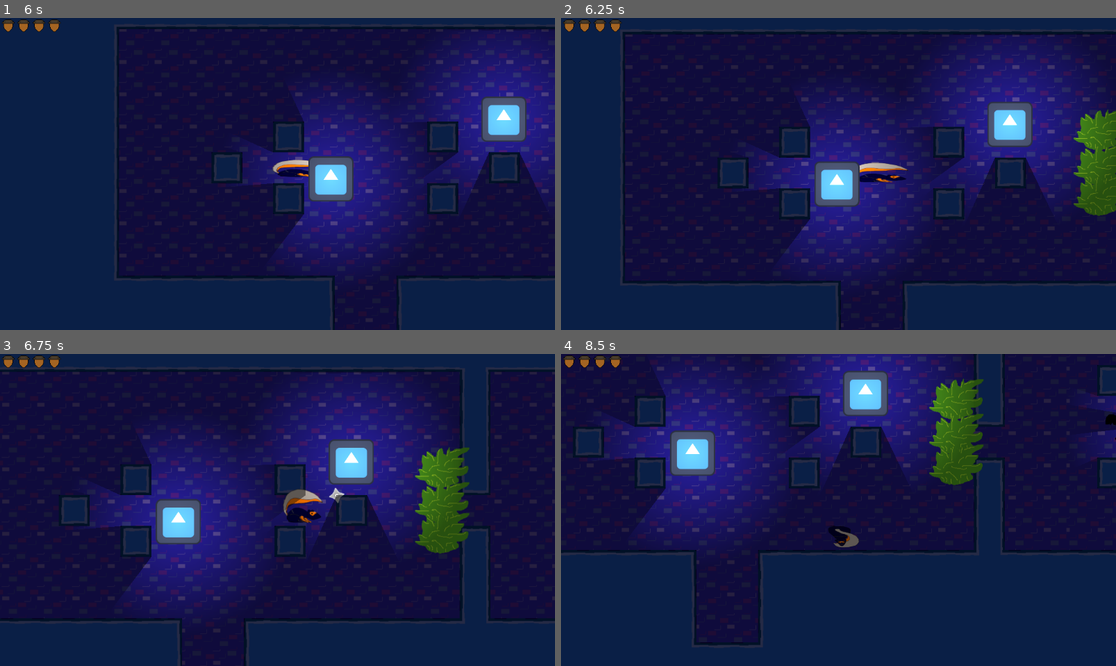
Above: before the commit, frames 1-4 (two rows, left to right).
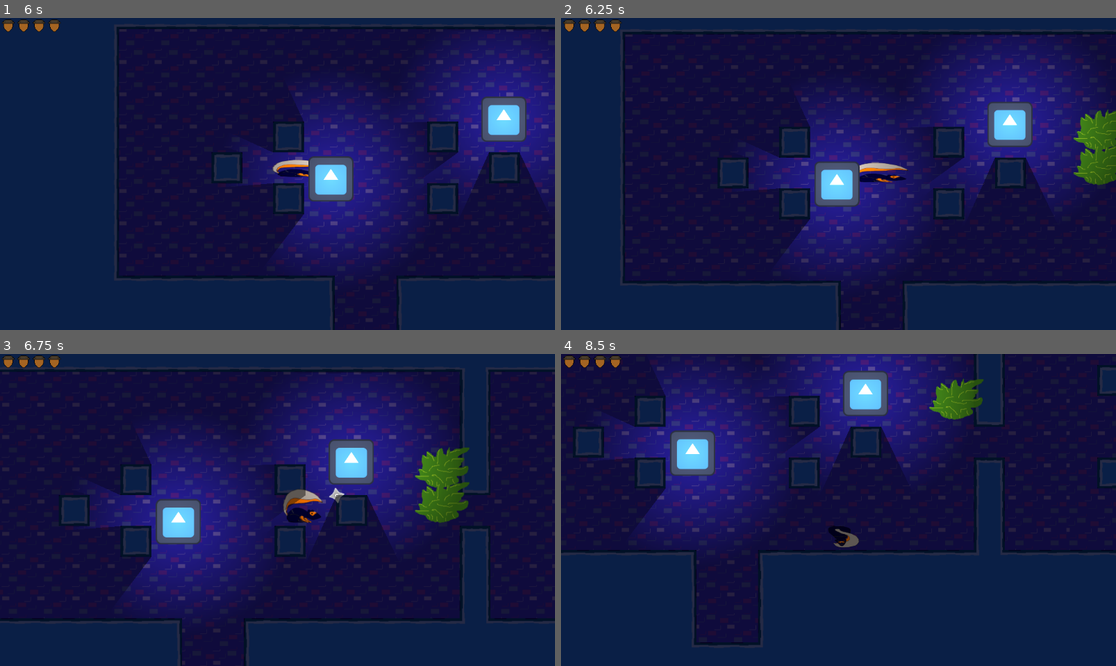
Above: after the commit, the same moments.

Repository: mdfewkes/NinjaSquirrelDungeon
Game: Godot game, scene res://world.tscn
The game is run twice, just before and just after one commit, with the same random seed, the same clock (stepped at 60 frames per second) and the same inputs. The engine's default icon, where the game draws it, is replaced by a stand-in: a white triangle on a blue panel in a dark square.
Inputs:
- Up to frame 1 (6 s): tap Enter at 0.5 s; hold W (move_up) 0.53-2.03 s; tap K (action_1) at 0.6, 2.3, 2.85, 4.55, 5.1 s; tap L (action_2) at 0.8, 1.35, 3.05, 3.6, 5.3, 5.85 s; tap C (action_3) at 1.55, 2.1, 3.8, 4.35 s; hold A (move_left) 2.03-3.53 s; hold S (move_down) 3.53-4.28 s; hold D (move_right) 4.28-5.03 s; hold W (move_up) 5.03-5.78 s; hold D (move_right) from 5.78 s (still down)
- Up to frame 2 (6.25 s): keep holding D (move_right); tap C (action_3) at 6.05 s
- Up to frame 3 (6.75 s): keep holding D (move_right); tap C (action_3) at 6.6 s
- Up to frame 4 (8.5 s): tap K (action_1) at 6.8, 7.35 s; tap L (action_2) at 7.55, 8.1 s; release D (move_right) at 8.03 s; hold S (move_down) from 8.03 s (still down); tap C (action_3) at 8.3 s

Frame 1 is identical in both runs. In frame 2, 0.7% of the frame differs, in the area x 92-100%, y 50-64%; in frame 3, 0.8%; in frame 4, 2.2%, in the area x 66-100%, y 13-43%.

Commit message:
Can now put out lights with attacks

Diff:
--- a/Player/player.gd
+++ b/Player/player.gd
@@ -20,96 +20,96 @@
 signal update_health(current_health, max_health)
 
 func _ready() -> void:
-    hurt_box.hurt.connect(_on_hurt)
+	hurt_box.hurt.connect(_on_hurt)
 
 
 func _physics_process(_delta: float) -> void:
-    var state = playback.get_current_node()
-    match state:
-        "MoveState":
-            move_state()
-        "ActionState":
-            action_state()
-        "RollState":
-            roll_state()
+	var state = playback.get_current_node()
+	match state:
+		"MoveState":
+			move_state()
+		"ActionState":
+			action_state()
+		"RollState":
+			roll_state()
 
 
 func move_state() -> void:
-    velocity = Vector2.ZERO
+	velocity = Vector2.ZERO
 
-    input_vector = Input.get_vector("move_left", "move_right", "move_up", "move_down").normalized()
-    if input_vector != Vector2.ZERO:
-        last_input_vector = input_vector
-        update_blend_positions()
+	input_vector = Input.get_vector("move_left", "move_right", "move_up", "move_down").normalized()
+	if input_vector != Vector2.ZERO:
+		last_input_vector = input_vector
+		update_blend_positions()
 
-    velocity = input_vector * speed
-    move_and_slide()
+	velocity = input_vector * speed
+	move_and_slide()
 
-    # melee attack with katana sword / punch
-    if Input.is_action_just_pressed("action_1"):
-        playback.travel("ActionState")
-    # dodge roll crouch slide move
-    if Input.is_action_just_pressed("action_2"):
-        velocity = last_input_vector * roll_speed
-        playback.travel("RollState")
-    # projectile shuriken / potion / bomb
-    if Input.is_action_just_pressed("action_3"):
-        throw_shuriken()
+	# melee attack with katana sword / punch
+	if Input.is_action_just_pressed("action_1"):
+		playback.travel("ActionState")
+	# dodge roll crouch slide move
+	if Input.is_action_just_pressed("action_2"):
+		velocity = last_input_vector * roll_speed
+		playback.travel("RollState")
+	# projectile shuriken / potion / bomb
+	if Input.is_action_just_pressed("action_3"):
+		throw_shuriken()
 
 
 func action_state() -> void:
-    pass
+	pass
 
 
 func roll_state() -> void:
-    move_and_slide()
+	move_and_slide()
 
-    if Input.is_action_just_pressed("action_1"):
-        input_vector = Input.get_vector("move_left", "move_right", "move_up", "move_down").normalized()
-        if input_vector != Vector2.ZERO:
-            last_input_vector = input_vector
-            update_blend_positions()
-        playback.travel("ActionState")
+	if Input.is_action_just_pressed("action_1"):
+		input_vector = Input.get_vector("move_left", "move_right", "move_up", "move_down").normalized()
+		if input_vector != Vector2.ZERO:
+			last_input_vector = input_vector
+			update_blend_positions()
+		playback.travel("ActionState")
 
-    if Input.is_action_just_pressed("action_2"):
-        input_vector = Input.get_vector("move_left", "move_right", "move_up", "move_down").normalized()
-        if input_vector != Vector2.ZERO:
-            velocity = input_vector * velocity.length()
+	if Input.is_action_just_pressed("action_2"):
+		input_vector = Input.get_vector("move_left", "move_right", "move_up", "move_down").normalized()
+		if input_vector != Vector2.ZERO:
+			velocity = input_vector * velocity.length()
 
 
 func _die() -> void:
-    process_mode = Node.PROCESS_MODE_DISABLED
-    # later you can add queue_free or disable collisions here
+	process_mode = Node.PROCESS_MODE_DISABLED
+	# later you can add queue_free or disable collisions here
 
 
 func update_blend_positions() -> void:
-    var direction_vector := Vector2(input_vector.x, -input_vector.y)
-    animation_tree.set("parameters/StateMachine/MoveState/IdleState/blend_position", direction_vector)
-    animation_tree.set("parameters/StateMachine/MoveState/RunState/blend_position", direction_vector)
-    animation_tree.set("parameters/StateMachine/ActionState/blend_position", direction_vector)
-    animation_tree.set("parameters/StateMachine/RollState/blend_position", direction_vector)
+	var direction_vector := Vector2(input_vector.x, -input_vector.y)
+	animation_tree.set("parameters/StateMachine/MoveState/IdleState/blend_position", direction_vector)
+	animation_tree.set("parameters/StateMachine/MoveState/RunState/blend_position", direction_vector)
+	animation_tree.set("parameters/StateMachine/ActionState/blend_position", direction_vector)
+	animation_tree.set("parameters/StateMachine/RollState/blend_position", direction_vector)
 
 
 func _on_hurt(hitbox: HitBox) -> void:
-    current_hp -= hitbox.damage
-    update_health.emit(current_hp, max_hp)
-    effect_animation_player.play("blink")
+	current_hp -= hitbox.damage
+	update_health.emit(current_hp, max_hp)
+	effect_animation_player.play("blink")
 
-    if current_hp <= 0:
-        call_deferred("_die")  # extra safe; now definitely outside physics
+	if current_hp <= 0:
+		call_deferred("_die")  # extra safe; now definitely outside physics
 
 func throw_shuriken() -> void:
-    # spawn a shuriken that flies in the direction we are facing
-    var spawnoffset = 32
-    var armheight = 42
-    var dir := Vector2(last_input_vector.x, last_input_vector.y).normalized()
-    var ninjastar = shuriken_projectile_scene.instantiate()
-    get_parent().add_child(ninjastar)
-    ninjastar.global_position = global_position
-    ninjastar.global_position += Vector2(dir.x*spawnoffset, dir.y*spawnoffset - armheight)
-    ninjastar.velocity.x = 0
-    ninjastar.velocity.y = 0
-    if (dir.x>0): ninjastar.velocity.x = 500
-    if (dir.x<0): ninjastar.velocity.x = -500
-    if (dir.y>0): ninjastar.velocity.y = 500
-    if (dir.y<0): ninjastar.velocity.y = -500
+	# spawn a shuriken that flies in the direction we are facing
+	var spawnoffset = 32
+	var armheight = 42
+	var dir := Vector2(last_input_vector.x, last_input_vector.y).normalized()
+	var ninjastar = shuriken_projectile_scene.instantiate()
+	get_parent().add_child(ninjastar)
+	ninjastar.global_position = global_position
+	ninjastar.global_position += Vector2(dir.x*spawnoffset, dir.y*spawnoffset - armheight)
+	ninjastar.velocity.x = 0
+	ninjastar.velocity.y = 0
+	if (dir.x>0): ninjastar.velocity.x = 500
+	if (dir.x<0): ninjastar.velocity.x = -500
+	if (dir.y>0): ninjastar.velocity.y = 500
+	if (dir.y<0): ninjastar.velocity.y = -500
--- a/Player/shuriken-projectile.tscn
+++ b/Player/shuriken-projectile.tscn
@@ -1,8 +1,11 @@
-[gd_scene load_steps=4 format=3 uid="uid://ea3lunwfspsx"]
+[gd_scene load_steps=6 format=3 uid="uid://ea3lunwfspsx"]
 
 [ext_resource type="Script" uid="uid://d2ul1el12t2xy" path="res://Player/shuriken_projectile.gd" id="1_3b6gb"]
 [ext_resource type="Texture2D" uid="uid://cih5onscjg41g" path="res://Player/shuriken-projectile.png" id="1_dtmi2"]
 [ext_resource type="Script" uid="uid://c2v35he0ge0kq" path="res://code/Spin.gd" id="2_ssili"]
+[ext_resource type="Script" uid="uid://dtiynebo6fexe" path="res://code/HitBox.gd" id="4_pyhrw"]
+
+[sub_resource type="CircleShape2D" id="CircleShape2D_0w2d3"]
 
 [node name="ShurikenProjectile" type="Node2D"]
 script = ExtResource("1_3b6gb")
@@ -11,3 +14,13 @@
 texture = ExtResource("1_dtmi2")
 script = ExtResource("2_ssili")
 spin_speed = 10.0
+
+[node name="HitBox" type="Area2D" parent="."]
+collision_layer = 2
+collision_mask = 0
+script = ExtResource("4_pyhrw")
+damage = 0
+metadata/_custom_type_script = "uid://dtiynebo6fexe"
+
+[node name="CollisionShape2D" type="CollisionShape2D" parent="HitBox"]
+shape = SubResource("CircleShape2D_0w2d3")
--- a/Player/shuriken_projectile.gd
+++ b/Player/shuriken_projectile.gd
@@ -3,4 +3,4 @@
 @export var velocity: Vector2 = Vector2(500, 0)
 
 func _process(delta: float) -> void:
-    position += velocity * delta
+	position += velocity * delta
--- /dev/null
+++ b/light.gd
@@ -0,0 +1,10 @@
+extends Node2D
+
+@onready var hurt_box: HurtBox = $HurtBox
+@onready var point_light_2d: PointLight2D = $PointLight2D
+
+func _ready() -> void:
+	hurt_box.hurt.connect(_on_hurt)
+
+func _on_hurt(_hitbox: HitBox) -> void:
+	point_light_2d.enabled = false
--- a/light.tscn
+++ b/light.tscn
@@ -1,6 +1,8 @@
-[gd_scene load_steps=4 format=3 uid="uid://idvuu5pv2ejg"]
+[gd_scene load_steps=7 format=3 uid="uid://idvuu5pv2ejg"]
 
+[ext_resource type="Script" uid="uid://cesdgy7wcnuis" path="res://light.gd" id="1_5qqhr"]
 [ext_resource type="Texture2D" uid="uid://b4l1wybno7p36" path="res://icon.svg" id="1_hdgcg"]
+[ext_resource type="Script" uid="uid://jrn1snxemt88" path="res://code/HurtBox.gd" id="3_njlvs"]
 
 [sub_resource type="Gradient" id="Gradient_pkg7o"]
 offsets = PackedFloat32Array(0, 0.72)
@@ -12,14 +14,26 @@
 fill_from = Vector2(0.5, 0.5)
 fill_to = Vector2(0, 0)
 
+[sub_resource type="CircleShape2D" id="CircleShape2D_esukd"]
+
 [node name="Light" type="Node2D"]
+script = ExtResource("1_5qqhr")
 
 [node name="Icon" type="Sprite2D" parent="."]
 scale = Vector2(0.735, 0.735)
 texture = ExtResource("1_hdgcg")
 
-[node name="PointLight2D" type="PointLight2D" parent="Icon"]
-scale = Vector2(10, 10)
+[node name="PointLight2D" type="PointLight2D" parent="."]
+scale = Vector2(7.3500004, 7.3500004)
 range_item_cull_mask = 3
 shadow_enabled = true
+shadow_item_cull_mask = 5
 texture = SubResource("GradientTexture2D_gbfbk")
+
+[node name="HurtBox" type="Area2D" parent="."]
+collision_mask = 2
+script = ExtResource("3_njlvs")
+metadata/_custom_type_script = "uid://jrn1snxemt88"
+
+[node name="CollisionShape2D" type="CollisionShape2D" parent="HurtBox"]
+shape = SubResource("CircleShape2D_esukd")
--- a/temp assets/bat.tscn
+++ b/temp assets/bat.tscn
@@ -225,4 +225,4 @@
 
 [node name="LightOccluder2D" type="LightOccluder2D" parent="."]
 occluder = SubResource("OccluderPolygon2D_fac5f")
-occluder_light_mask = 3
+occluder_light_mask = 4
Not shown, added: light.gd.uid
